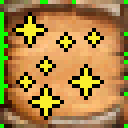
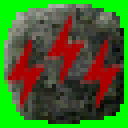
Layered file, before and after one edit (128 x 128). Changes by layer:
removed layer "Sparks" over bbox(12, 12, 104, 120)
removed layer "Scroll" over bbox(0, 0, 128, 128)
added layer "sparkshower.png" above "Spell-A BGND" over bbox(0, 8, 124, 112)
added layer "Spell-B BGND" above "Spell-C BGND" over bbox(0, 0, 128, 128)
